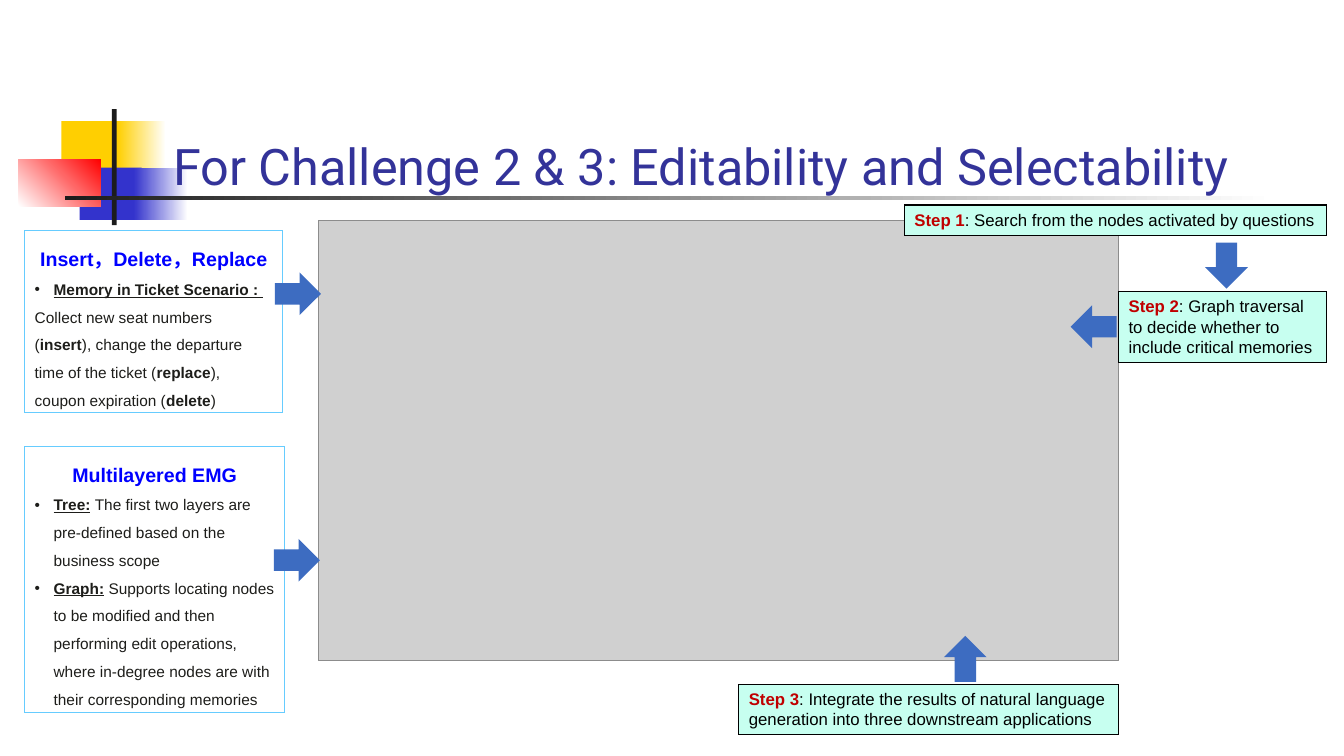
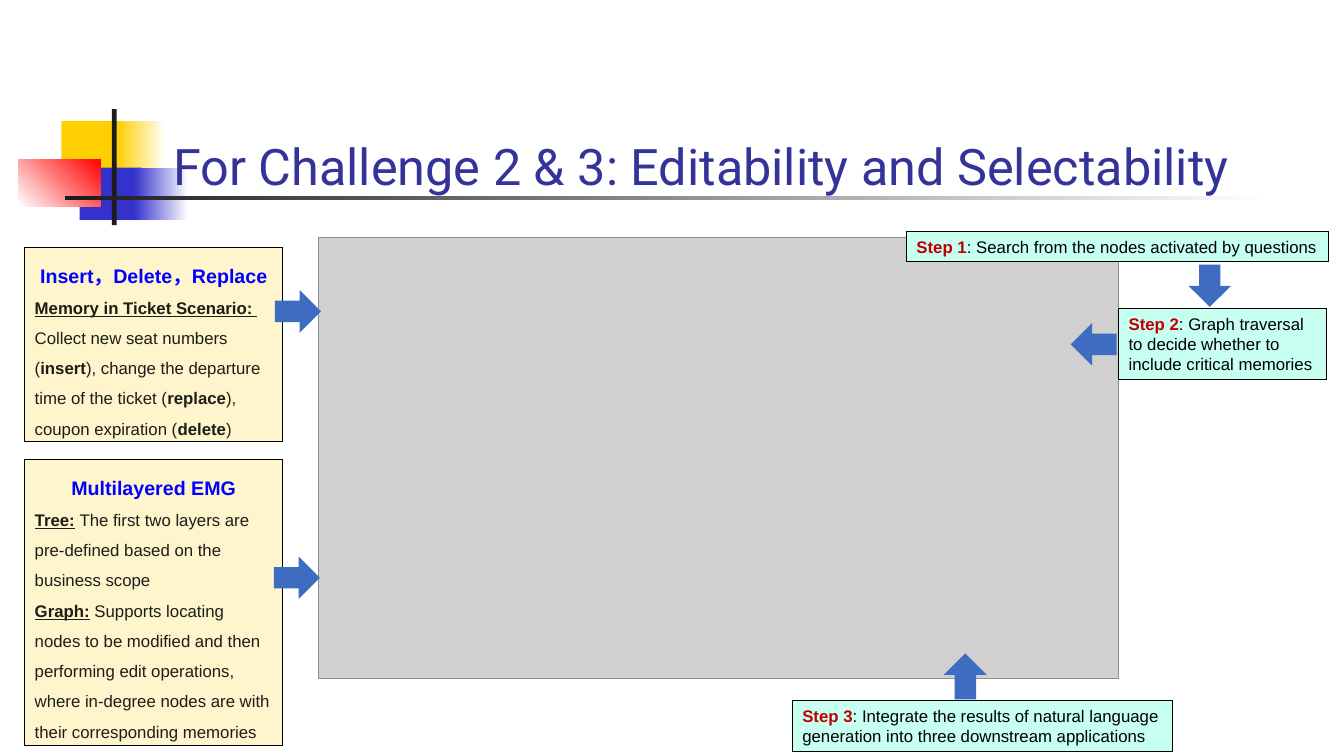
Before and after one commit to zhengwang125/zhengwang125.github.io, a slide deck: slide 4 of paper/EMG-RAG.pptx. Drawn at 1344x756 pixels with LibreOffice and Linux fonts; fonts in the diff are those of the drawing; grey boxes stand for pictures. Boxes give left, top, right and bottom in pixels: in the first picture for what was removed or moved away, otherwise in the second. Text is boxed around its words. In the diff, an @@ line names an element or a change of style, - is before the commit and + after.

```diff
--- a/paper/EMG-RAG.pptx
+++ b/paper/EMG-RAG.pptx
@@ picture: place and size @@
-picture at [319,221,1119,661]
+picture at [319,238,1119,679]
@@ rectangle "Step 1: Search from the ...": place and size @@
-rectangle "Step 1: Search from the ..." at [904,205,1326,235]
+rectangle "Step 1: Search from the ..." at [906,232,1328,262]
@@ rectangle "Insert，Delete，Replace": place and size @@
-rectangle "Insert，Delete，Replace" at [25,231,283,413]
+rectangle "Insert，Delete，Replace" at [25,247,283,442]
@@ rectangle "Insert，Delete，Replace" at [25,247,283,442]: fill none to #FFF5CC; outline #66CCFF 0.75 pt to #000000 0.75 pt @@
@@ right arrow: place and size @@
-right arrow at [1206,242,1248,288]
+right arrow at [1189,264,1231,307]
@@ text in rectangle at [35,302,252,318]: text changed; size 11 to 12 pt @@
-• Memory in Ticket Scenario :
+Memory in Ticket Scenario:
@@ right arrow: place and size @@
-right arrow at [1071,306,1117,348]
+right arrow at [1071,323,1117,365]
@@ text in rectangle at [35,332,261,439]: size 11 to 12 pt in "Collect new seat numbers (insert), change the ..." @@
@@ rectangle "Multilayered EMG" at [25,460,283,746]: fill none to #FFF5CC; outline #66CCFF 0.75 pt to #000000 0.75 pt @@
@@ rectangle "Multilayered EMG": place and size @@
-rectangle "Multilayered EMG" at [25,447,285,713]
+rectangle "Multilayered EMG" at [25,460,283,746]
@@ text in rectangle at [35,514,270,742]: size 11 to 12 pt; bullet • to none @@
@@ 3 right arrows, 1 rectangle: place and size @@
-3 right arrows, 1 rectangle at [274,272,1327,682]
+3 right arrows, 1 rectangle at [274,290,1327,700]
@@ rectangle "Step 3: Integrate the results ...": place and size @@
-rectangle "Step 3: Integrate the results ..." at [739,685,1119,735]
+rectangle "Step 3: Integrate the results ..." at [792,701,1173,751]
```
Also in this commit, not shown: 4 other slides changed, 1 other file.
